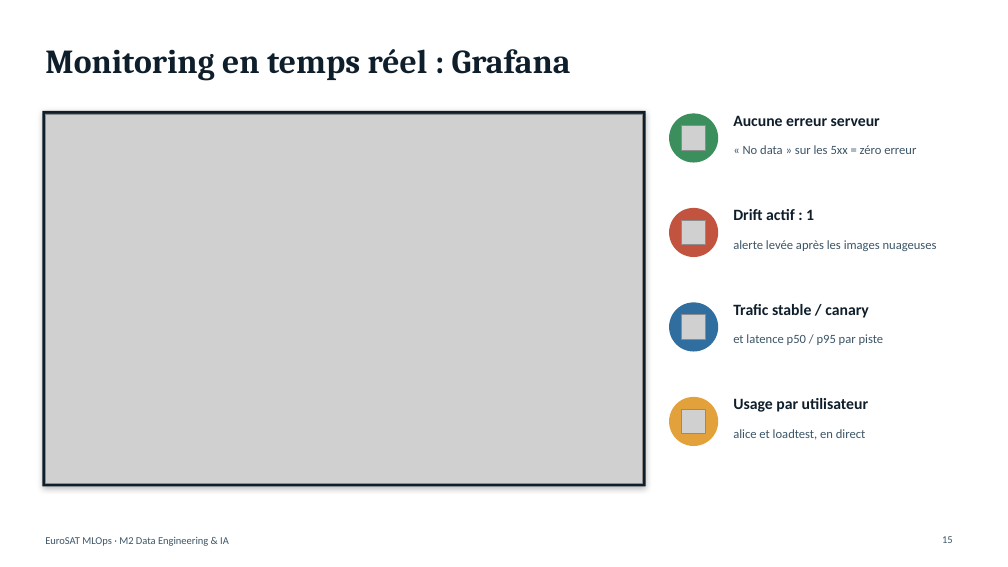
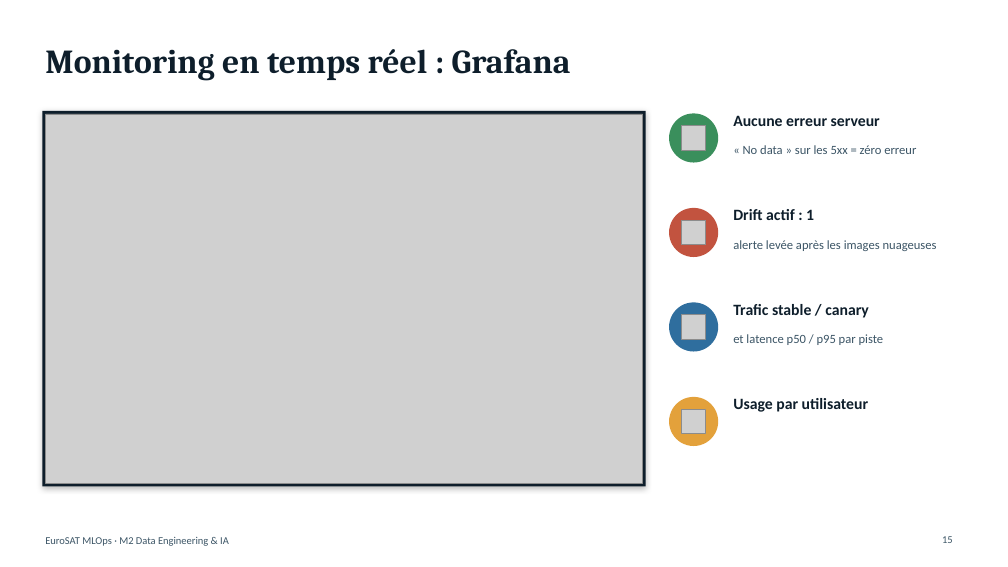
Before and after one commit to nplnguyen/eurosat-mlops, a slide deck: slide 15 of presentation/soutenance-mlops-eurosat.pptx. Drawn at 1008x567 pixels with LibreOffice and Linux fonts; fonts in the diff are those of the drawing; grey boxes stand for pictures. Boxes give left, top, right and bottom in pixels: in the first picture for what was removed or moved away, otherwise in the second. Text is boxed around its words. In the diff, an @@ line names an element or a change of style, - is before the commit and + after.

```diff
--- a/presentation/soutenance-mlops-eurosat.pptx
+++ b/presentation/soutenance-mlops-eurosat.pptx
@@ text removed at <box>733,429,865,440</box> @@
-alice et loadtest, en direct
```
Also in this commit, not shown: 5 other slides changed.
